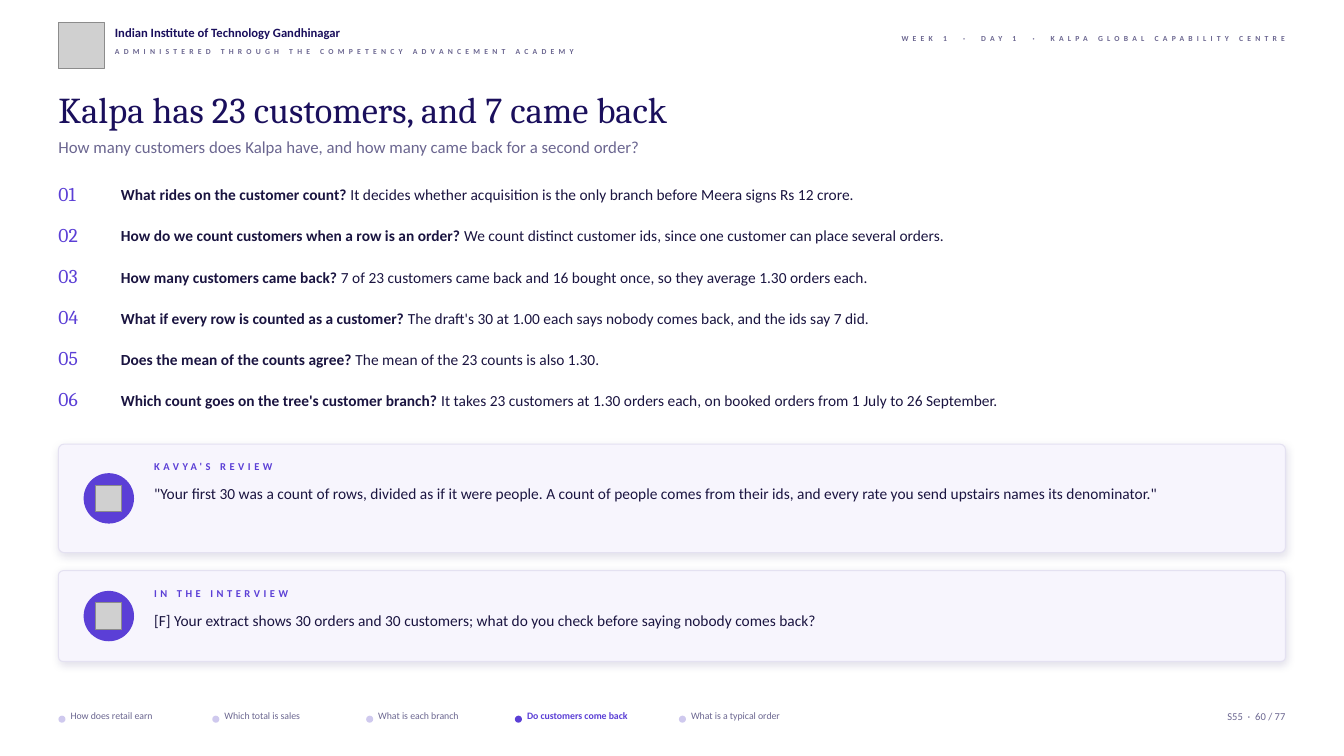
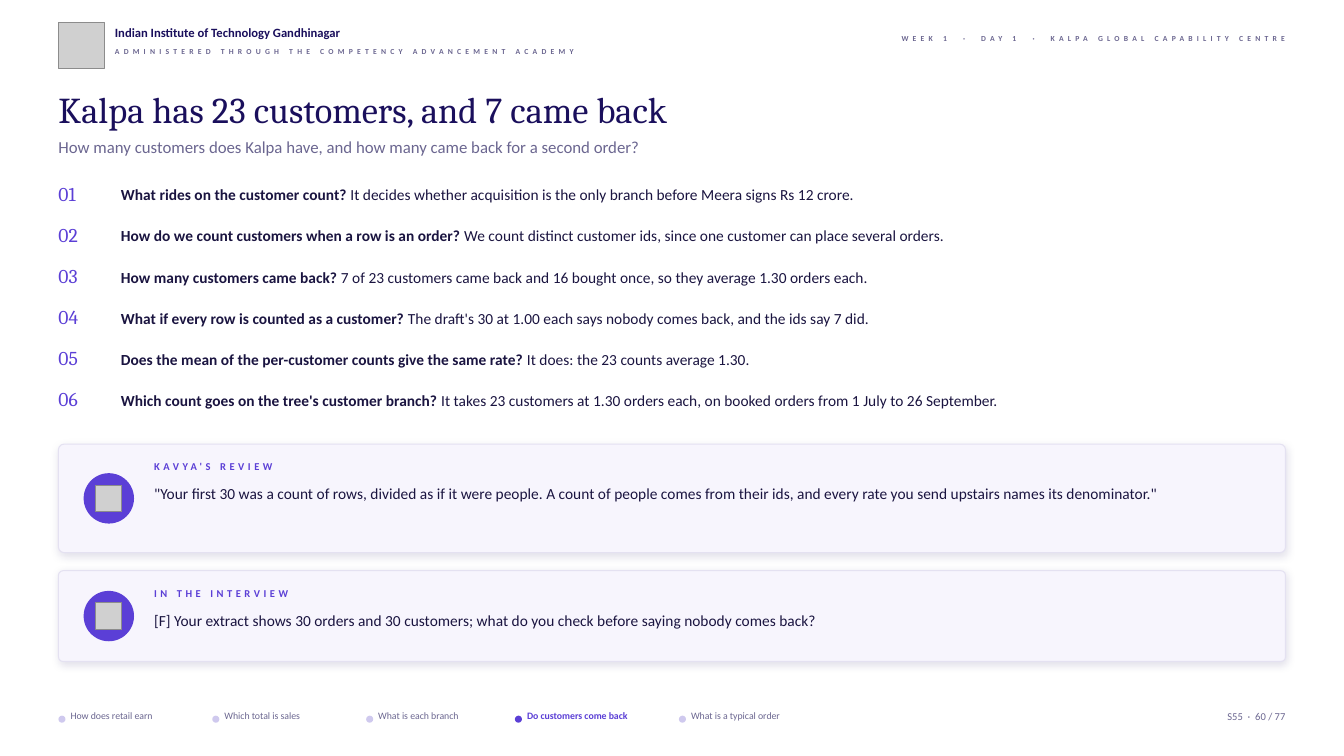
Before and after one commit to fde-academy-lab/c2-content-factory, a slide deck: slide 60 of content/W01/D1/slides/C2_W01_D01_half1_STUDENT.pptx. Drawn at 1344x756 pixels with LibreOffice and Linux fonts; fonts in the diff are those of the drawing; grey boxes stand for pictures; background and template pictures are left out. Boxes give left, top, right and bottom in pixels: in the first picture for what was removed or moved away, otherwise in the second. Text is boxed around its words. In the diff, an @@ line names an element or a change of style, - is before the commit and + after.

```diff
--- a/content/W01/D1/slides/C2_W01_D01_half1_STUDENT.pptx
+++ b/content/W01/D1/slides/C2_W01_D01_half1_STUDENT.pptx
@@ text at [121, 354, 749, 368]: text changed; bold on @@
-Does the mean of the counts agree? The mean of the 23 counts is also 1.30.
+Does the mean of the per-customer counts give the same rate? It does: the 23 counts average 1.30.
```
Also in this commit, not shown: 5 other slides changed, 10 other files.
